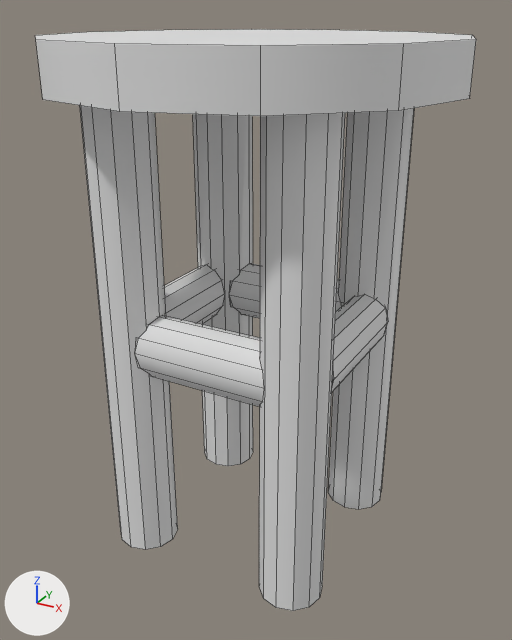
Renders of the Blender file Swords and Sails/Stool.blend from each side of a commit.
Both versions are drawn from a camera (50 mm lens) standing at (0.909, -1.654, 1.513) and looking at (0.006, -0.013, 0.692). The axes (+X, +Y, +Z) are drawn at lower left. The lights are the same throughout. Mesh edges are drawn as thin lines.
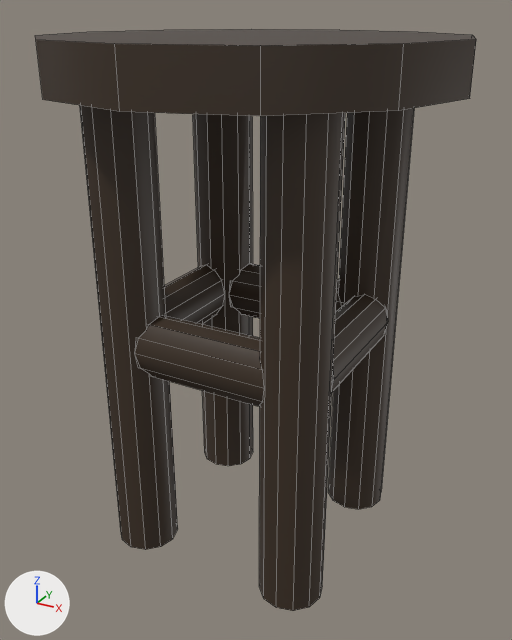
The change in detail:
Picture 'Stool' (img_stool) is new.
Material 'Stool' (mat_stool) is new.
Its texture is img_stool.
me_cylinder_008 has 440 vertices, 223 faces and spans x -0.79..0.29, y -0.29..0.79, z 0.01..2.02.
me_cylinder_008 now uses material mat_stool (picture img_stool).

Changed parts and their boxes [x1, y1, x2, y2] in the pictures (512 x 640 px):
'Cylinder.004', recoloured
    both: [35, 29, 476, 611]
